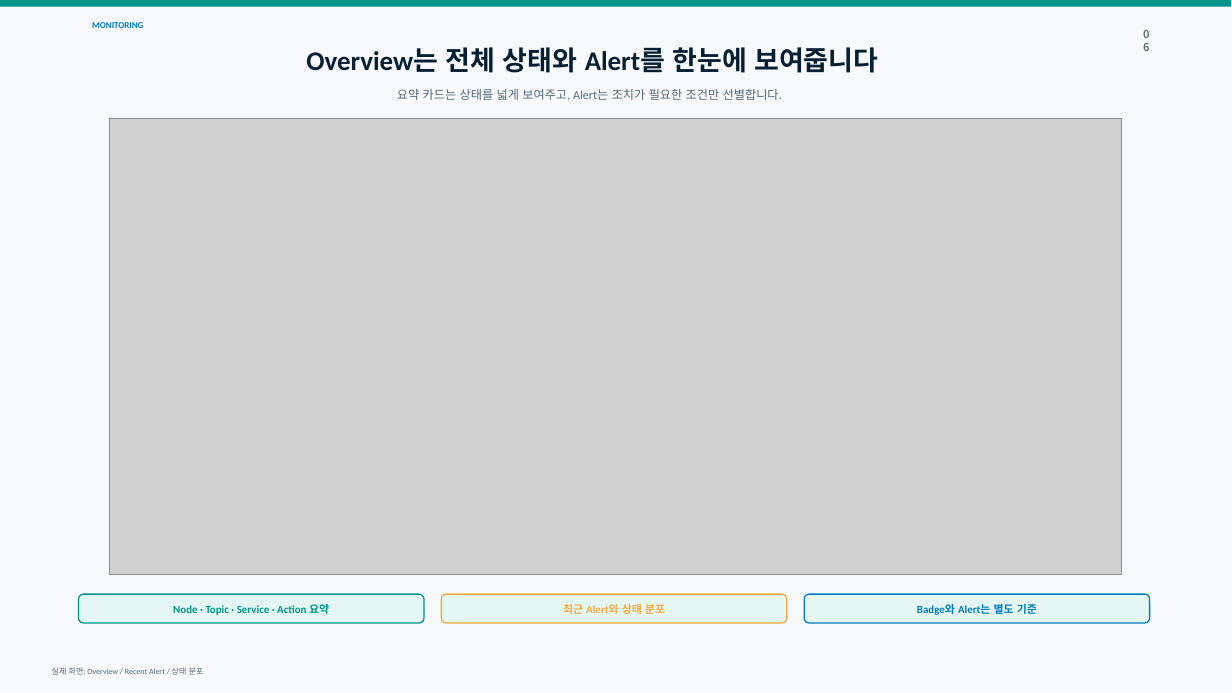
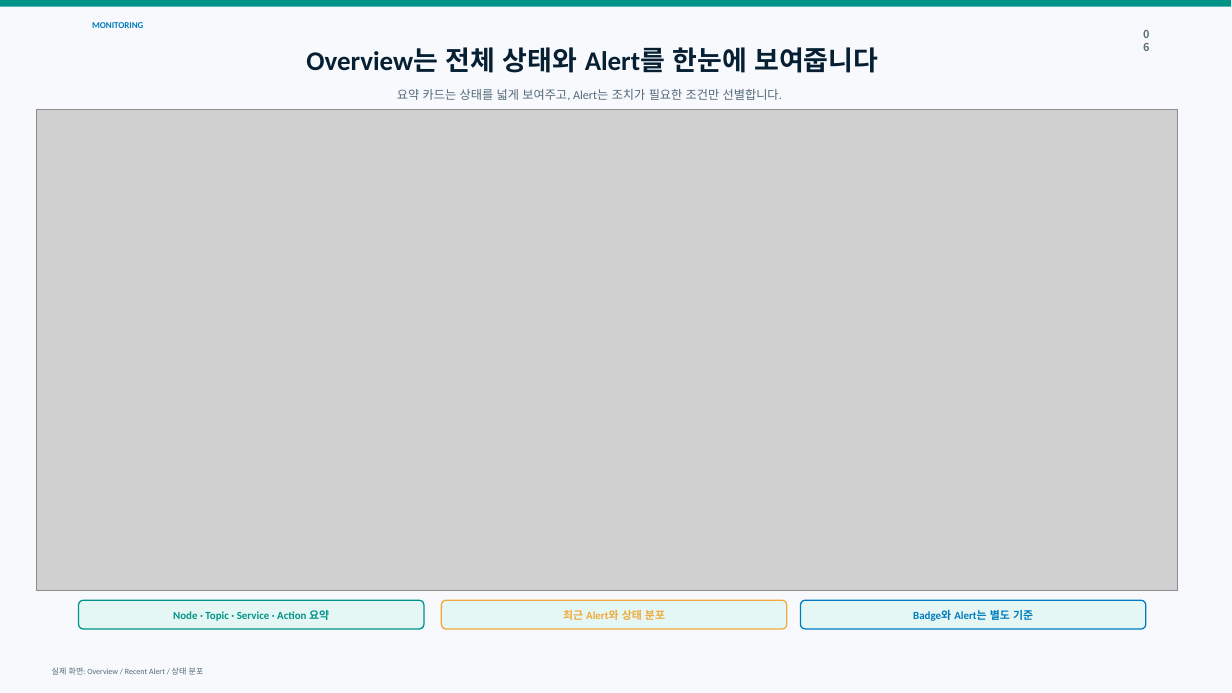
Before and after one commit to ohs9062-max/ros2_communication_dashboard, a slide deck: slide 6 of ros2_d/ros2_dashboard_with_demo_slide.pptx. Drawn at 1232x693 pixels with LibreOffice and Linux fonts; fonts in the diff are those of the drawing; grey boxes stand for pictures. Boxes give left, top, right and bottom in pixels: in the first picture for what was removed or moved away, otherwise in the second. Text is boxed around its words. In the diff, an @@ line names an element or a change of style, - is before the commit and + after.

```diff
--- a/ros2_d/ros2_dashboard_with_demo_slide.pptx
+++ b/ros2_d/ros2_dashboard_with_demo_slide.pptx
@@ picture: place and size @@
-picture at <box>109,118,1122,575</box>
+picture at <box>36,109,1177,591</box>
@@ rounded rectangle "Node · Topic · Service ...": place and size @@
-rounded rectangle "Node · Topic · Service ..." at <box>79,594,424,623</box>
+rounded rectangle "Node · Topic · Service ..." at <box>79,601,424,629</box>
@@ rounded rectangle "최근 Alert와 상태 분포": place and size @@
-rounded rectangle "최근 Alert와 상태 분포" at <box>442,594,787,623</box>
+rounded rectangle "최근 Alert와 상태 분포" at <box>442,601,787,629</box>
@@ rounded rectangle "Badge와 Alert는 별도 기준": place and size @@
-rounded rectangle "Badge와 Alert는 별도 기준" at <box>804,594,1150,623</box>
+rounded rectangle "Badge와 Alert는 별도 기준" at <box>800,601,1146,629</box>
```
Also in this commit, not shown: 2 other slides changed, 15 other files.
